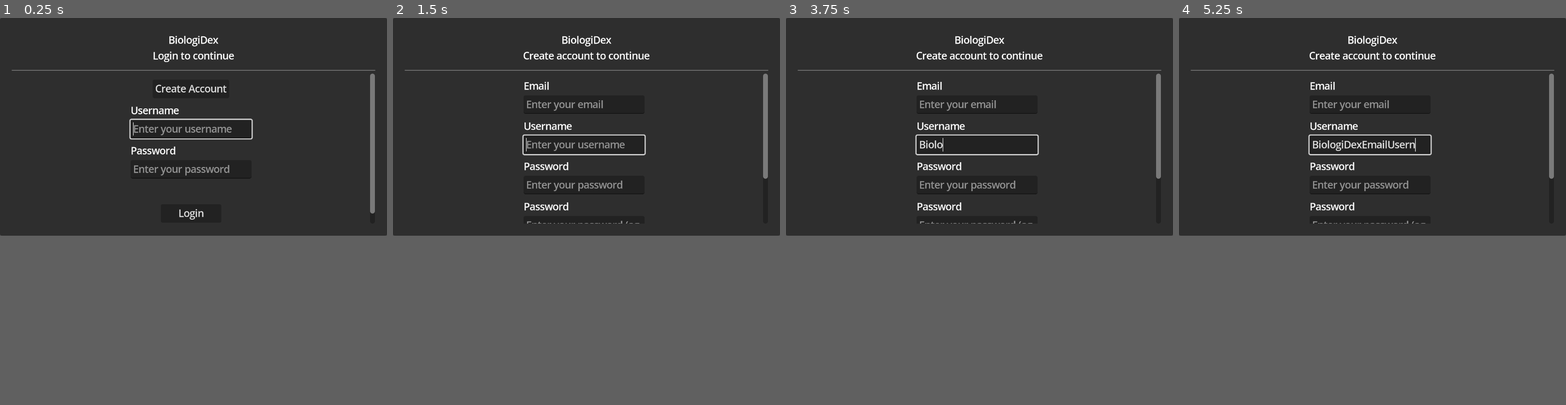
Above: before the commit, frames 1-4 (left to right).
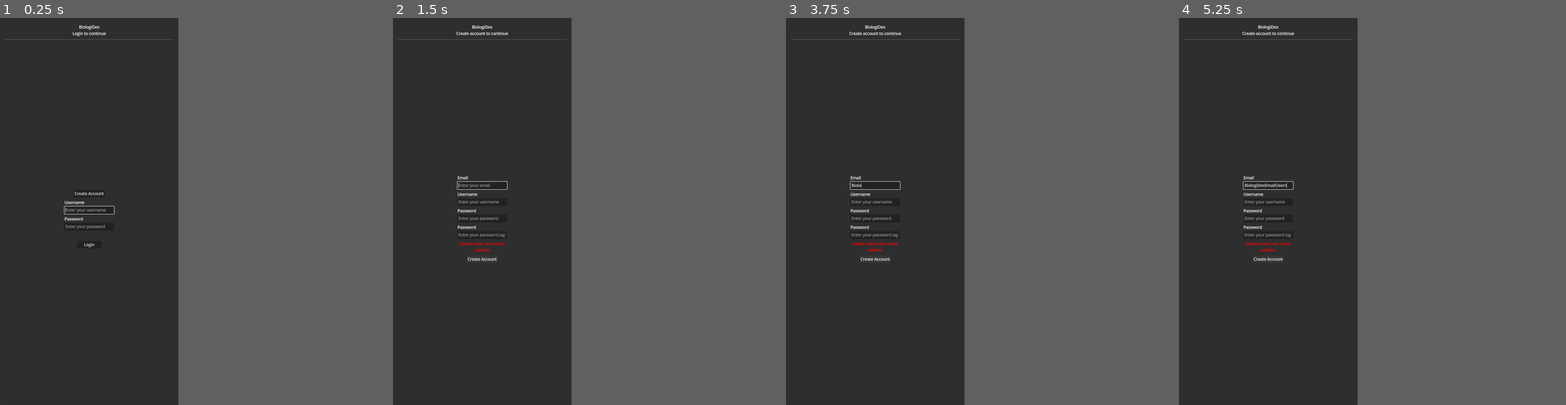
Above: after the commit, the same moments.

Repository: BryanRacic/biologidex
Game: Godot game, scene res://scenes/login/login.tscn
The game is run twice, just before and just after one commit, with the same random seed, the same clock (stepped at 60 frames per second) and the same inputs.
Inputs (mouse positions are in pixels of both pictures, inside the frame that each line leads up to):
- Up to frame 1 (0.25 s): no input
- Up to frame 2 (1.5 s): click "Create Account" at 0.5 s; click (586, 153) at 1.25 s, where only the run after the commit has a clickable "Create Account"
- Up to frame 3 (3.75 s): click (979, 153) at 2 s, where only the run after the commit has a clickable "Create Account"; click (979, 153) at 2.75 s, where only the run after the commit has a clickable "Create Account"; type "BiologiDex" at 3.5 s
- Up to frame 4 (5.25 s): type "Email" at 4.25 s; type "Username" at 5 s
In our replay, the window is 800x450 before the commit and 369x800 after it. These sizes can differ from the game's own. Grey fills any space a smaller window leaves; there, only what the larger window draws over its background counts as a difference.

The runs differ from the first frame. In frame 1, 2.5% of the frame differs, in the area x 0-100%, y 0-60%; in frame 2, 3.0%; in frame 3, 2.8%; in frame 4, 3.1%, in the area x 0-100%, y 0-63%.

Commit message:
Test new export size

Diff:
--- a/client/biologidex-client/project.godot
+++ b/client/biologidex-client/project.godot
@@ -26,11 +26,12 @@
 
 [display]
 
-window/size/viewport_width=1080
-window/size/viewport_height=1920
+window/size/viewport_width=1440
+window/size/viewport_height=3120
 window/size/initial_position_type=3
 window/size/window_width_override=1280
 window/size/window_height_override=720
+window/stretch/mode="viewport"
 window/stretch/aspect="expand"
 window/handheld/orientation=6
 
